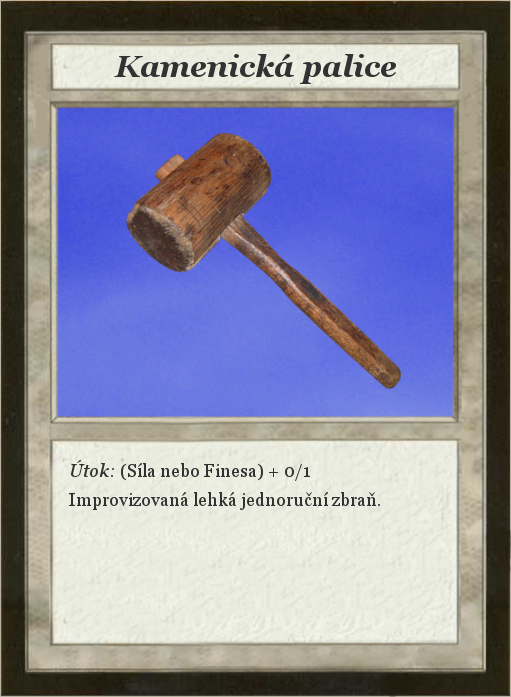
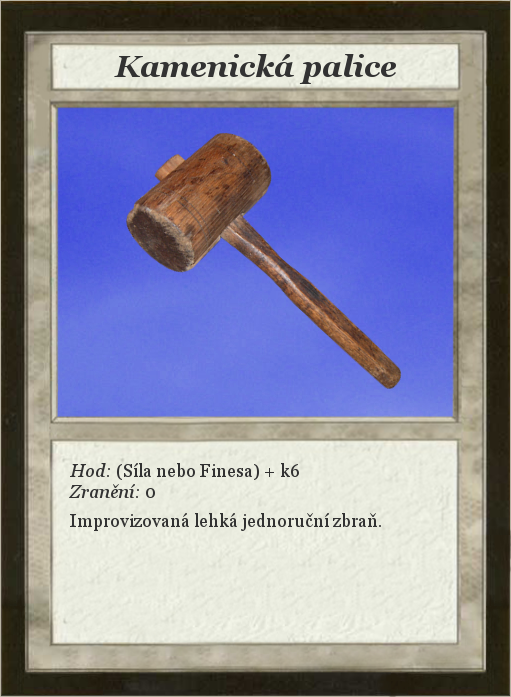
Before/after of a 511x697 layered artwork. What changed in the layer stack:
renamed "Útok: (Síla nebo Finesa) + 0/1..." to "Hod: (Síla nebo Finesa) + k6 ...", painted on it over left=69, top=460, right=381, bottom=531
